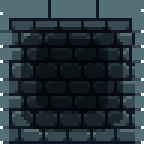
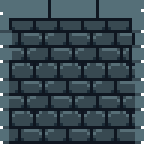
Layer changes from the first 144 × 144 image to the second:
hid "Rectangle 1" (1st of 2) over [36, 39, 108, 114]
hid "Rectangle 1" (2nd of 2) over [21, 27, 123, 132]
painted on "Layer 11" over [21, 27, 123, 132]
removed layer "Layer 10" over [21, 27, 123, 132]
removed layer "Layer 3" over [21, 27, 123, 132]
removed layer "Layer 7" over [21, 27, 123, 132]
removed layer "Layer 6" over [21, 27, 123, 132]
removed layer "Layer 4" over [21, 27, 123, 132]
